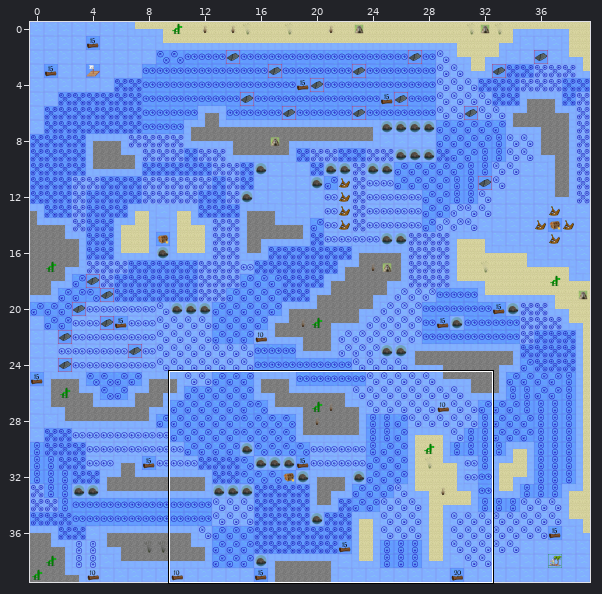
A Tiled map (JSON) gets an edit: TechnicalPrototype/core/assets/levels/OopsAllCurrents1.json. Above: a wide view before the commit, with the close-up outlined.
Close-up. First the earlier version:
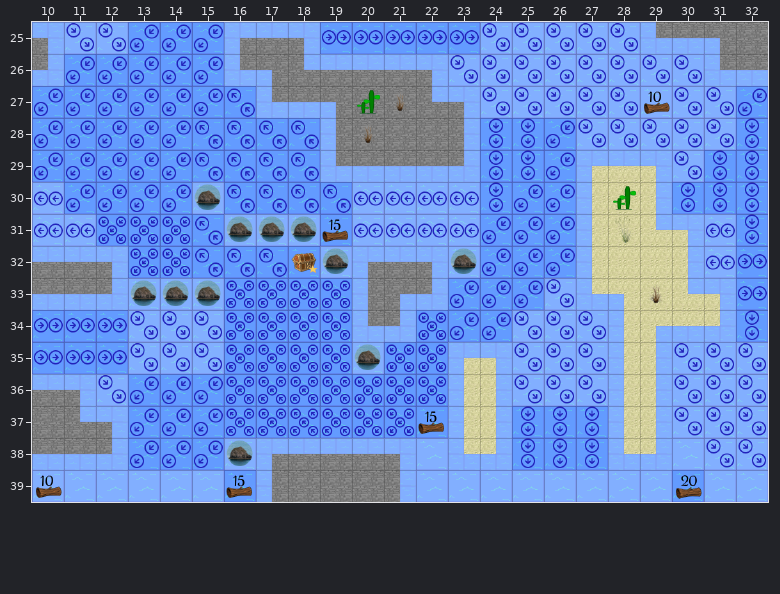
Cells are 50x50 px. Shown: x 10..32, y 25..39.
After:
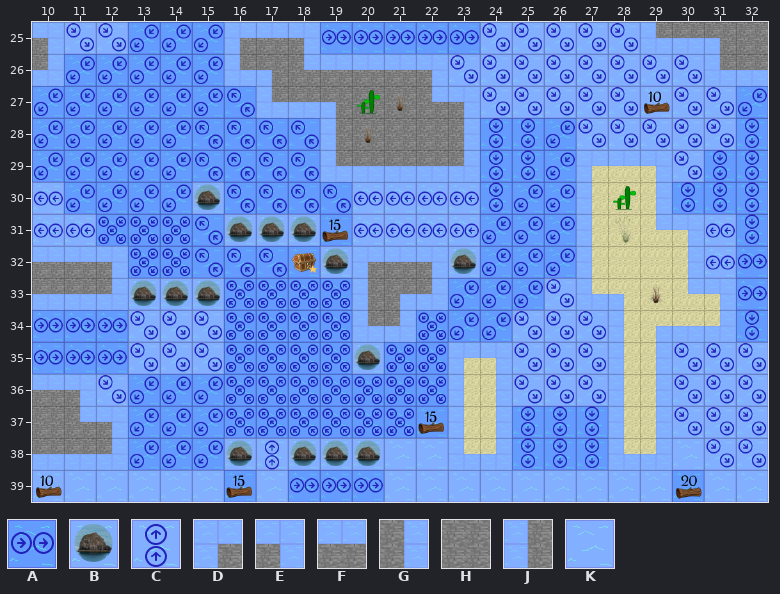
Key: from "updatedTiledSet": A 4 "Current", B 7 "Rock", C 13 "Current", D 28 "Rock", E 29 "Rock", F 32 "Rock", G 33 "Rock", H 34 "Rock", J 39 "Rock", K 41 "Rock".
_ is an empty cell.
Edits made:
{"where": "layer \"Environment\""}
{"y":38,"x":17,"old":"DFFFE","new":"CBBBK"}
{"y":39,"x":17,"old":"JHHHG","new":"KAAAK"}
{"label":"changed","picture_box":[256,438,416,502]}
